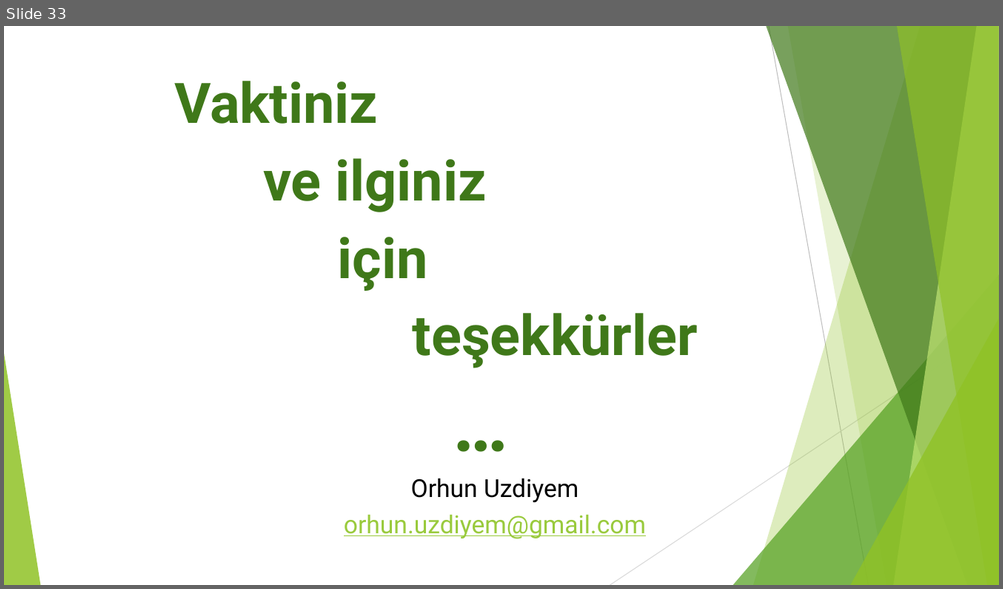
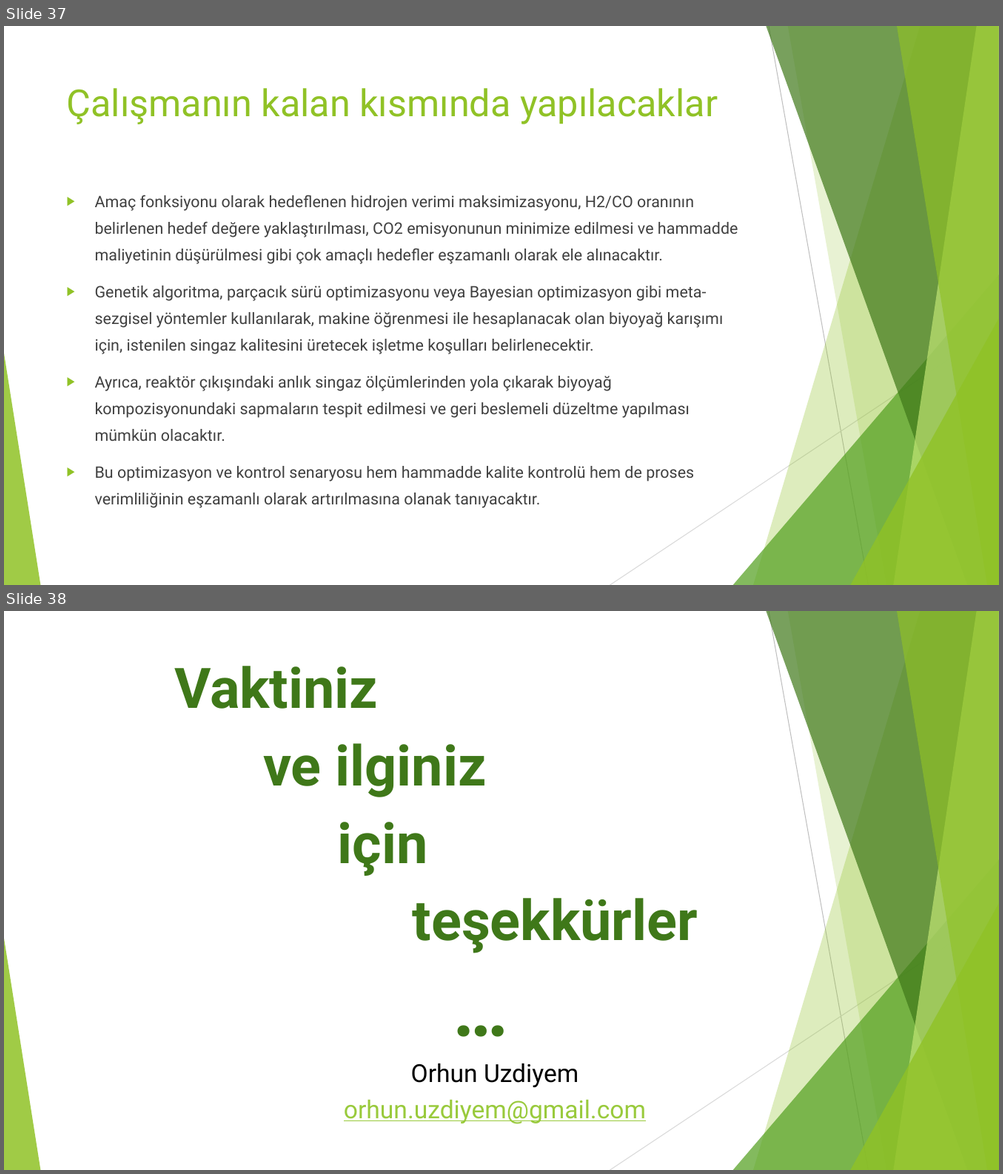
Before and after one commit to orhunuz-ftell/-biyokomurlestirme, a slide deck: tik4_sunum.pptx. Shown one above the other, each under a label of ours: slide 33 before the commit, slides 37 and 38 after it. The pictures are 1003x589 and 1003x1174 pixels, drawn with LibreOffice and Linux fonts; fonts in the diff are those of the drawing. Boxes give left, top, right and bottom in pixels: in the first picture for what was removed or moved away, otherwise in the second. Text is boxed around its words. In the diff, an @@ line names an element or a change of style, - is before the commit and + after.

```diff
--- a/tik4_sunum.pptx
+++ b/tik4_sunum.pptx
@@ slide 37 added at [4, 26, 999, 585], background #FFFFFF; not listed: 10 template elements that a slide beside it also shows @@
@@ title added at [67, 88, 717, 124], 36 pt, text #90C226 @@
+Çalışmanın kalan kısmında yapılacaklar
@@ text added at [95, 195, 737, 508], 15.3 pt, text #404040 @@
+▶ Amaç fonksiyonu olarak hedeflenen hidrojen verimi maksimizasyonu, H2/CO oranının belirlenen hedef değere yaklaştırılması, CO2 emisyonunun minimize edilmesi ve hammadde maliyetinin düşürülmesi gibi çok amaçlı hedefler eşzamanlı olarak ele alınacaktır.
+▶ Genetik algoritma, parçacık sürü optimizasyonu veya Bayesian optimizasyon gibi meta-sezgisel yöntemler kullanılarak, makine öğrenmesi ile hesaplanacak olan biyoyağ karışımı için, istenilen singaz kalitesini üretecek işletme koşulları belirlenecektir.
+▶ Ayrıca, reaktör çıkışındaki anlık singaz ölçümlerinden yola çıkarak biyoyağ kompozisyonundaki sapmaların tespit edilmesi ve geri beslemeli düzeltme yapılması mümkün olacaktır.
+▶ Bu optimizasyon ve kontrol senaryosu hem hammadde kalite kontrolü hem de proses verimliliğinin eşzamanlı olarak artırılmasına olanak tanıyacaktır.
@@ what was slide 33 is now slide 38 @@
```
Also in this commit, not shown: 10 slides changed, 19 other slides added, 15 slides removed, 3 other files.
